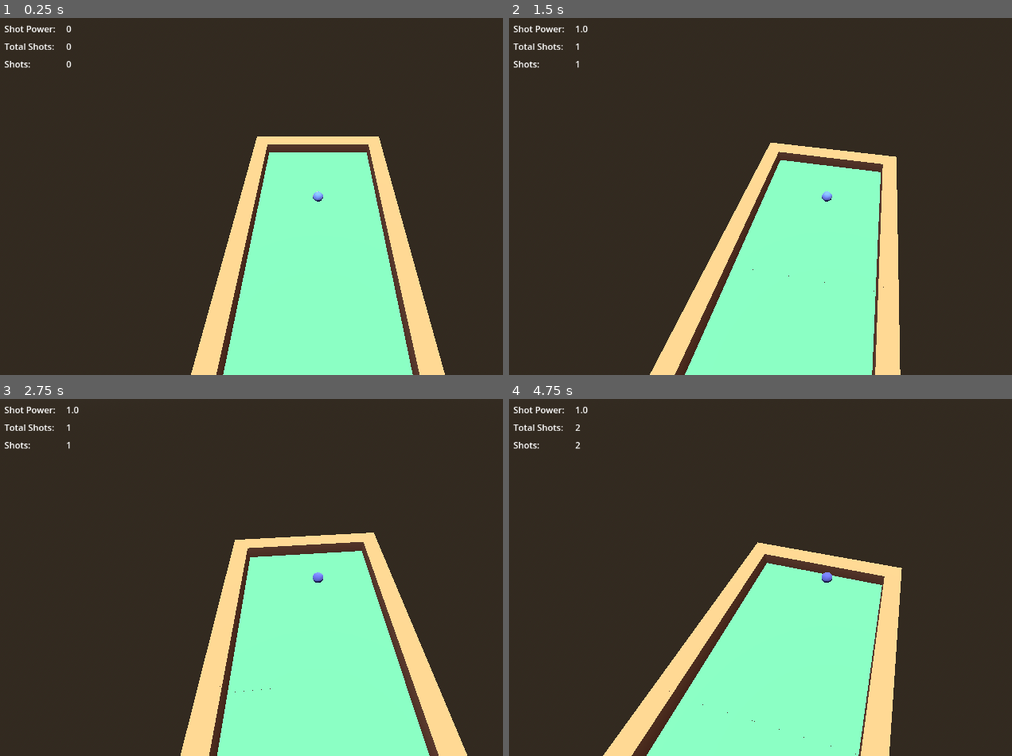
Above: before the commit, frames 1-4 (two rows, left to right).
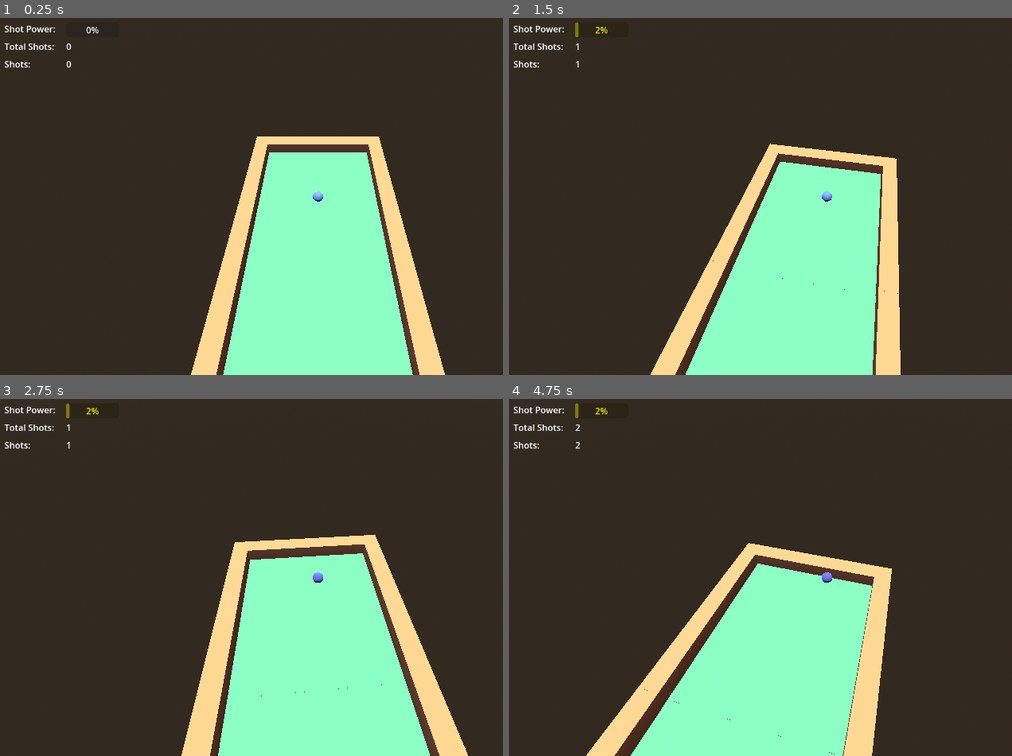
Above: after the commit, the same moments.

Repository: ostlendis/godot-minigolf
Game: Godot game, scene res://levels/track_1.tscn
Two runs of this game, one before a commit and one after it. Both use one fixed random seed, a clock stepped at 60 frames per second and the inputs below.
Inputs (mouse positions are in pixels of both pictures, inside the frame that each line leads up to):
- Up to frame 1 (0.25 s): no input
- Up to frame 2 (1.5 s): tap Enter (ui_accept) at 0.5, 0.77 s; move the mouse to (861, 196) at 0.52 s; click (861, 196) at 0.67 s; move the mouse to (795, 196) at 1.27 s; click (795, 196) at 1.42 s
- Up to frame 3 (2.75 s): tap Enter (ui_accept) at 1.52 s; move the mouse to (331, 570) at 2.02 s; click (331, 570) at 2.17 s
- Up to frame 4 (4.75 s): move the mouse to (820, 584) at 2.77 s; click (820, 584) at 2.92 s; tap Enter (ui_accept) at 3.02, 3.77, 4.52 s; move the mouse to (876, 581) at 3.52 s; click (876, 581) at 3.67 s; move the mouse to (780, 573) at 4.27 s; click (780, 573) at 4.42 s

The runs differ from the first frame. In frame 1, less than 0.1% of the frame differs, in the area x 13-20%, y 2-5%; in frame 2, 0.6%; in frame 3, 1.0%; in frame 4, 7.6%, in the area x 13-79%, y 1-100%.

Commit message:
add power meter and fps to 240

Diff:
--- a/game_state.gd
+++ b/game_state.gd
@@ -52,12 +52,3 @@
 		print("Loading level:", current_level)
 		get_tree().change_scene_to_file(levels[current_level])
 		reset_shots()
-
-# Called when the node enters the scene tree for the first time.
-func _ready() -> void:
-	pass # Replace with function body.
-
-
-# Called every frame. 'delta' is the elapsed time since the previous frame.
-func _process(delta: float) -> void:
-	pass
--- a/project.godot
+++ b/project.godot
@@ -19,3 +19,11 @@
 
 HUD="*res://scenes/HUD.tscn"
 GameState="*res://game_state.gd"
+
+[debug]
+
+settings/stdout/print_fps=true
+
+[editor]
+
+movie_writer/fps=240
--- a/scenes/HUD.tscn
+++ b/scenes/HUD.tscn
@@ -14,15 +14,6 @@
 offset_bottom = 19.911999
 size_flags_horizontal = 0
 size_flags_vertical = 0
-
-[node name="PowerLabel" type="Label" parent="Control"]
-layout_mode = 1
-anchors_preset = -1
-anchor_left = 2.8500001
-anchor_top = 0.2
-anchor_right = 3.45
-anchor_bottom = 0.77500004
-text = "0"
 
 [node name="TrackShotCountLabel" type="Label" parent="Control"]
 layout_mode = 1
@@ -69,3 +60,14 @@
 anchor_right = 2.325
 anchor_bottom = 1.575
 text = "Total Shots:"
+
+[node name="PowerBar" type="ProgressBar" parent="Control"]
+layout_mode = 1
+anchors_preset = -1
+anchor_left = 2.8500001
+anchor_top = 0.2
+anchor_right = 5.2500005
+anchor_bottom = 0.8
+offset_right = -1.5258789e-05
+offset_bottom = 3.0
+max_value = 40.0
--- a/scripts/HUD.gd
+++ b/scripts/HUD.gd
@@ -1,5 +1,5 @@
 extends CanvasLayer
-@onready var power_label : Label = $Control/PowerLabel
+@onready var power_bar : ProgressBar = $Control/PowerBar
 @onready var level_shot_count_label : Label = $Control/TrackShotCountLabel
 @onready var total_shot_count_label : Label = $Control/TotalShotCountLabel
 
--- a/scripts/ball_rigid_body_3d.gd
+++ b/scripts/ball_rigid_body_3d.gd
@@ -35,13 +35,15 @@
 	if is_still():
 		linear_velocity = Vector3.ZERO
 		angular_velocity = Vector3.ZERO
+		HUD.power_bar.value = 0
 		if GameState.shots > 8:
 			GameState.load_next_level()
 
 	if charging:
 		shot_power += charge_speed * delta
 		shot_power = clamp(shot_power, 0.0, max_power)
-		HUD.power_label.text = str(round(shot_power))
+		HUD.power_bar.modulate = Color(1, 1-shot_power/max_power,0)
+		HUD.power_bar.value = round(shot_power)
 		# optional: print("Power:", shot_power)
 
 	if global_transform.origin.y < fall_reset_height:
@@ -65,7 +67,7 @@
 	GameState.shots += 1
 	GameState.total_shots += 1
 
-	apply_impulse(direction * shot_power/400)
+	apply_impulse(direction * shot_power/350)
 
 func is_still():
 	return (linear_velocity.length() < 0.03 and angular_velocity.length() < 0.8) or linear_velocity.length() < 0.005
--- a/ui/end_screen.gd
+++ b/ui/end_screen.gd
@@ -4,8 +4,7 @@
 # Called when the node enters the scene tree for the first time.
 func _ready() -> void:
 	$Panel/totalshots.text = str(GameState.total_shots)
-
-
+	Input.mouse_mode = Input.MOUSE_MODE_VISIBLE
 
 func _on_button_pressed() -> void:
-	pass # Replace with function body.
+	GameState.restart_game()
